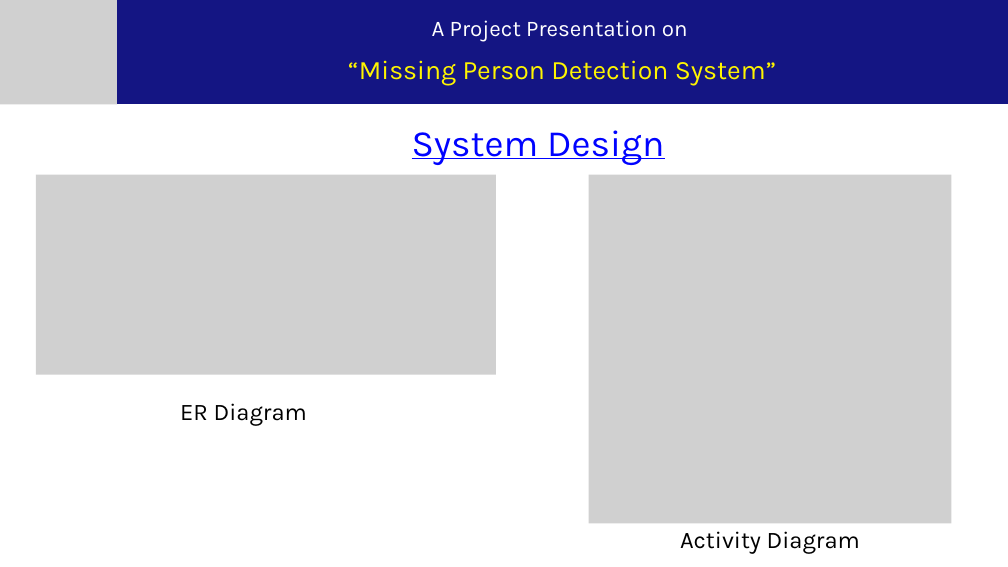
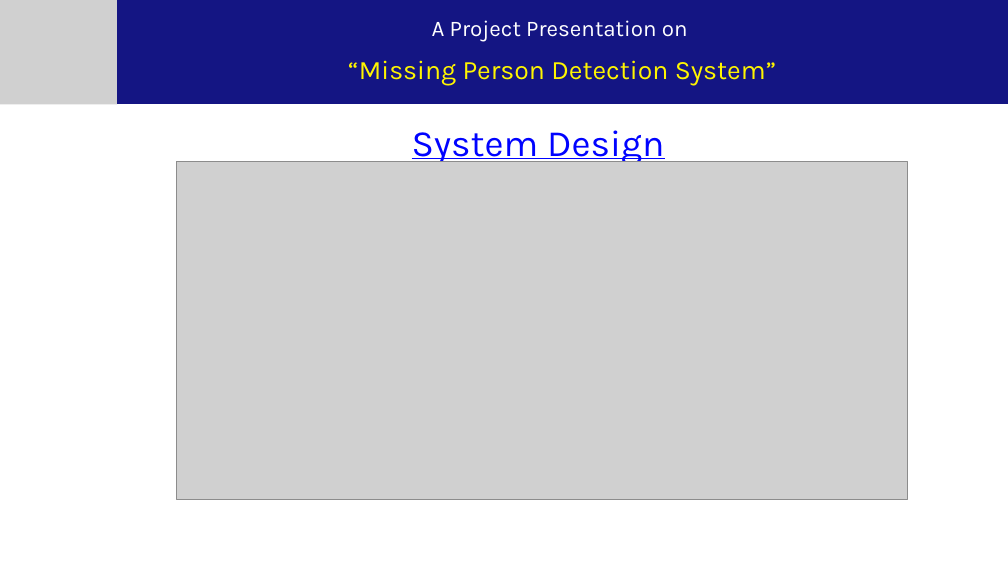
Before and after one commit to thegeek36/Missing-Person-Detection-System, a slide deck: slide 9 of Documentation/7th Semester Project Presentation.pptx (slide 8 before the commit). Drawn at 1008x567 pixels with LibreOffice and Linux fonts; fonts in the diff are those of the drawing; grey boxes stand for pictures. Boxes give left, top, right and bottom in pixels: in the first picture for what was removed or moved away, otherwise in the second. Text is boxed around its words. In the diff, an @@ line names an element or a change of style, - is before the commit and + after.

```diff
--- a/Documentation/7th Semester Project Presentation.pptx
+++ b/Documentation/7th Semester Project Presentation.pptx
@@ picture removed at box(36, 175, 496, 375) @@
@@ picture added at box(176, 162, 907, 499) @@
@@ picture removed at box(589, 175, 951, 524) @@
@@ text removed at box(180, 403, 307, 426) @@
-ER Diagram
@@ text removed at box(680, 531, 860, 554) @@
-Activity Diagram
```
Also in this commit, not shown: 9 other slides changed, 3 slides added, 14 other files.
